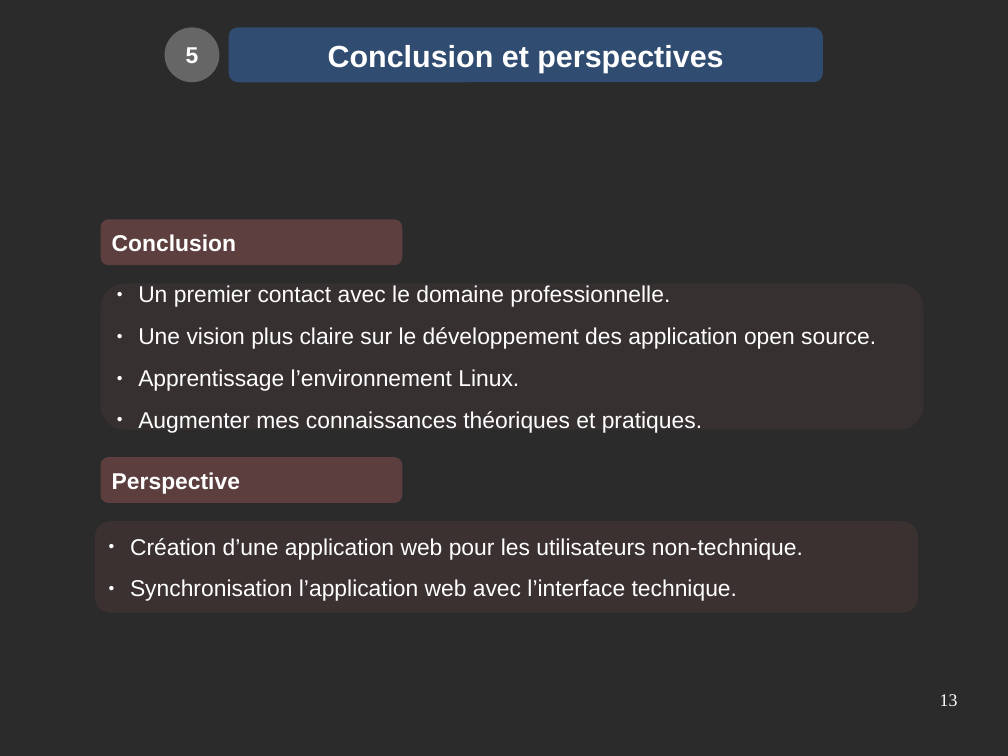
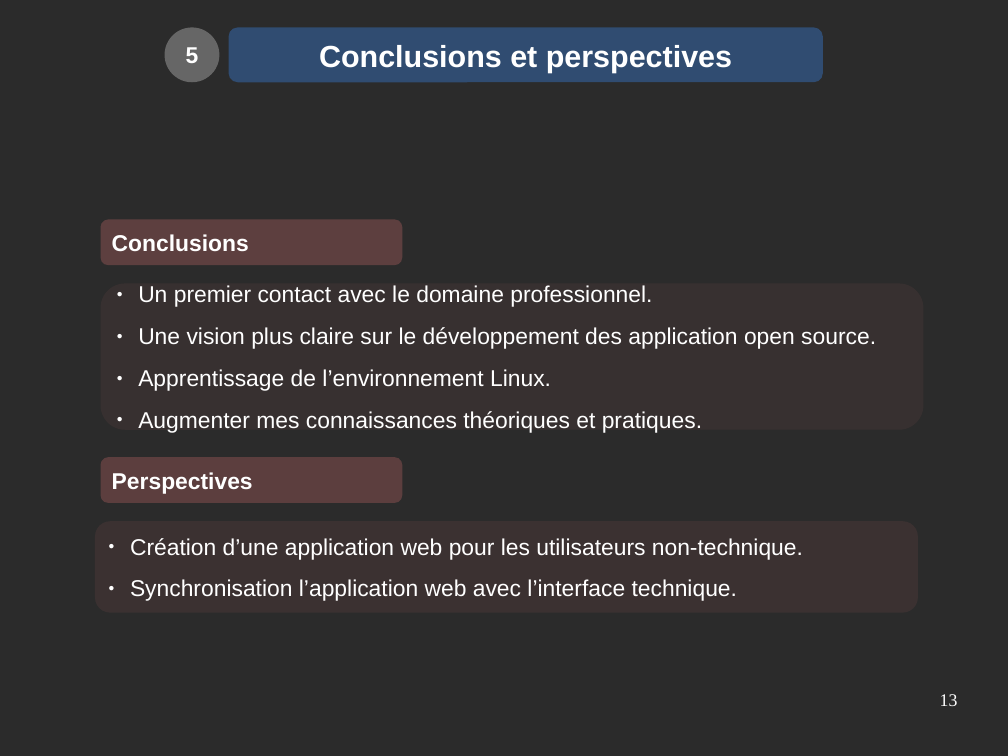
Before and after one commit to amine95bz/PFE, a slide deck: slide 13 of presentation.odp. Drawn at 1008x756 pixels with LibreOffice and Linux fonts; fonts in the diff are those of the drawing; background and template pictures are left out; a plain dark background stands for a picture behind light text. Boxes give left, top, right and bottom in pixels: in the first picture for what was removed or moved away, otherwise in the second. Text is boxed around its words. In the diff, an @@ line names an element or a change of style, - is before the commit and + after.

```diff
--- a/presentation.odp
+++ b/presentation.odp
@@ text in rounded rectangle at box(319, 45, 732, 72): text changed @@
-Conclusion et perspectives
+Conclusions et perspectives
@@ text in rounded rectangle at box(112, 234, 249, 251): text changed @@
-Conclusion
+Conclusions
@@ text in rounded rectangle at box(138, 285, 652, 307): text changed @@
-● Un premier contact avec le domaine professionnelle.
+● Un premier contact avec le domaine professionnel.
@@ text in rounded rectangle at box(138, 369, 551, 391): text changed @@
-● Apprentissage l’environnement Linux.
+● Apprentissage de l’environnement Linux.
@@ text in rounded rectangle at box(112, 472, 253, 494): text changed @@
-Perspective
+Perspectives
```
Also in this commit, not shown: 2 other slides changed, 1 other file.
